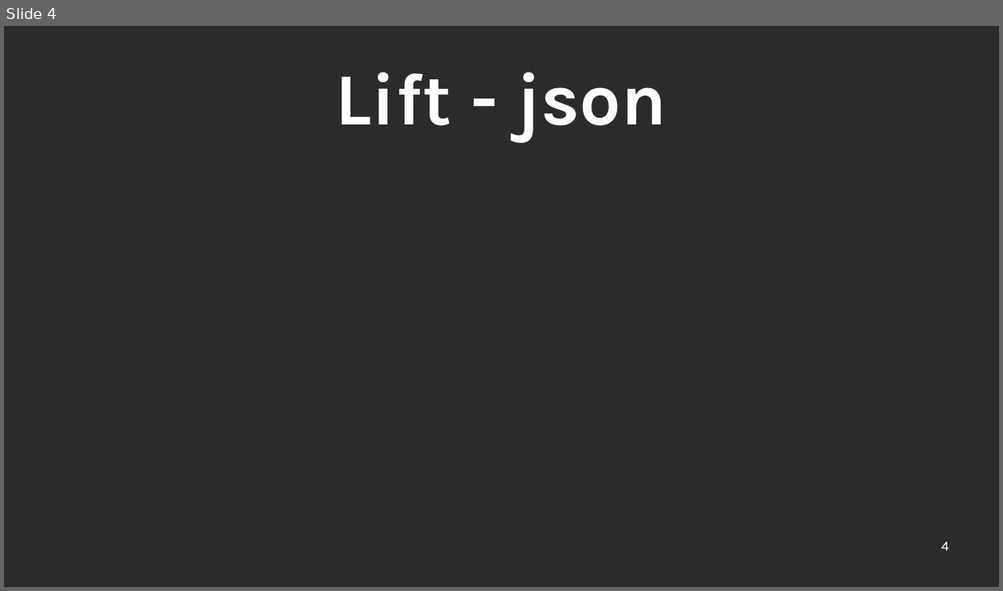
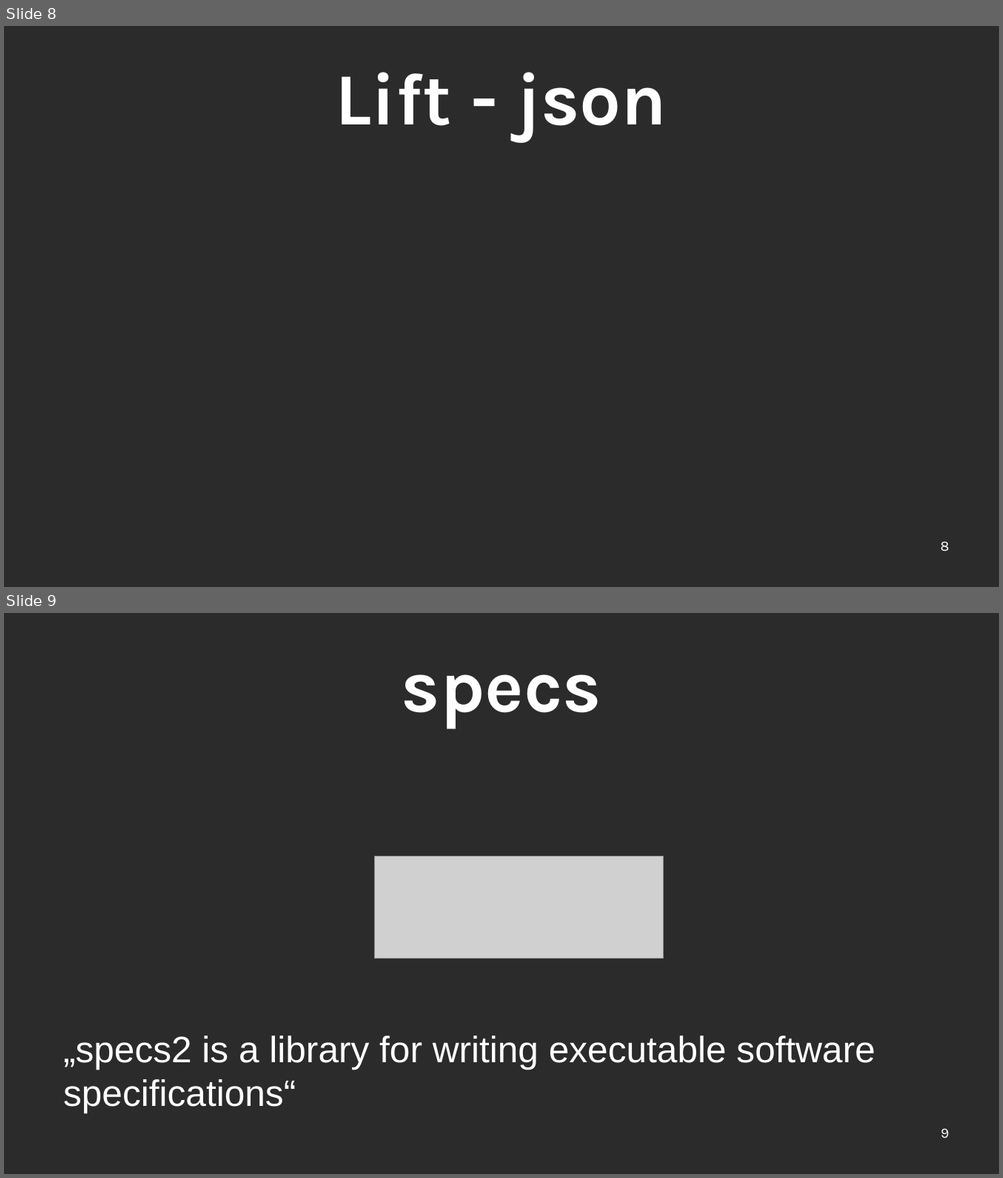
Before and after one commit to ScalaConsultants/lift-rest-demo, a slide deck: doc/lift-demo.odp. Shown one above the other, each under a label of ours: slide 4 before the commit, slides 8 and 9 after it. The pictures are 1003x591 and 1003x1178 pixels, drawn with LibreOffice and Linux fonts; fonts in the diff are those of the drawing; grey boxes stand for pictures; background and template pictures are left out; a plain dark background stands for a picture behind light text. Boxes give left, top, right and bottom in pixels: in the first picture for what was removed or moved away, otherwise in the second. Text is boxed around its words. In the diff, an @@ line names an element or a change of style, - is before the commit and + after.

```diff
--- a/doc/lift-demo.odp
+++ b/doc/lift-demo.odp
@@ slide 9 added at <box>4,613,999,1174</box>, background picture (left out) @@
@@ title added at <box>401,674,601,728</box>, 72 pt, text #FFFFFF, bold @@
+specs
@@ picture added at <box>374,856,663,959</box> @@
@@ text added at <box>63,1036,874,1113</box>, 36 pt, text #FFFFFF @@
+„specs2 is a library for writing executable software specifications“
@@ page number added at <box>940,1128,948,1138</box>, 14 pt, text #FFFFFF @@
+9
@@ what was slide 4 is now slide 8 @@
@@ page number at <box>940,541,949,551</box>: text changed @@
-4
+8
```
Also in this commit, not shown: 6 other slides added, 2 slides removed.
